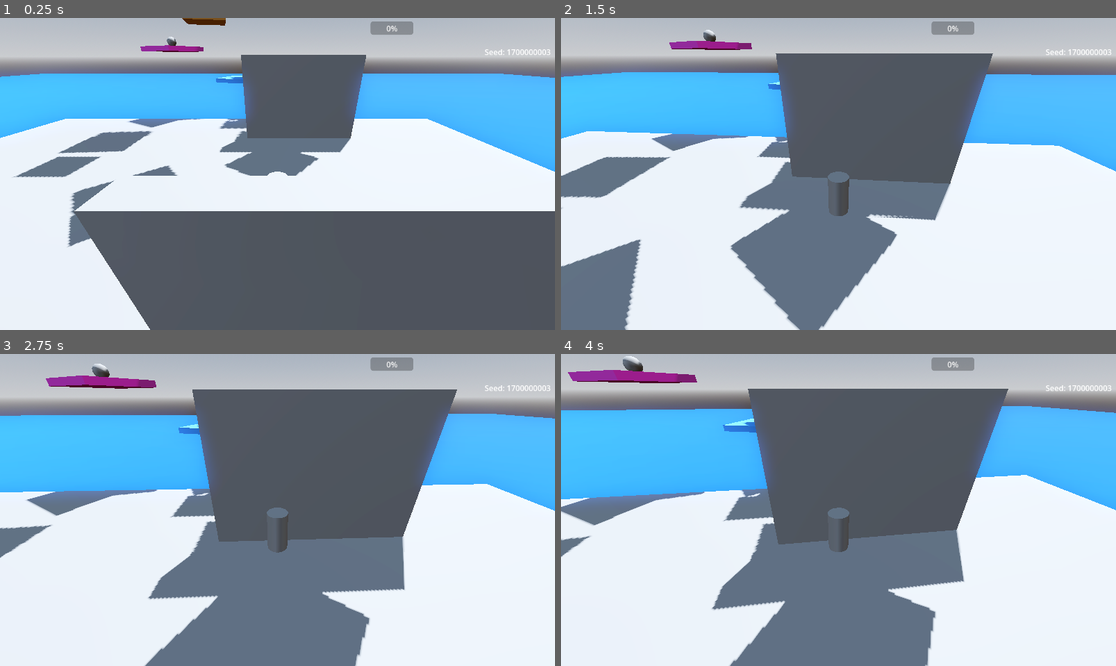
Above: before the commit, frames 1-4 (two rows, left to right).
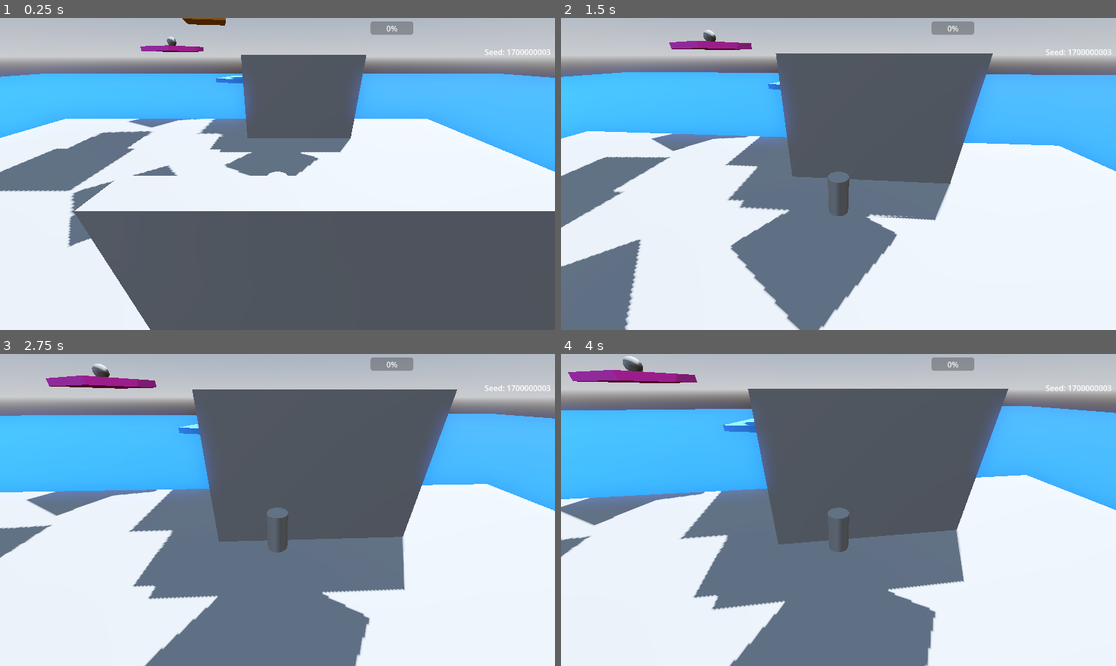
Above: after the commit, the same moments.

Repository: Minez123/PJ-Jump
Game: Godot game, scene res://main.tscn
Two runs of this game, one before a commit and one after it. Both use one fixed random seed, a clock stepped at 60 frames per second and the inputs below.
Inputs (mouse positions are in pixels of both pictures, inside the frame that each line leads up to):
- Up to frame 1 (0.25 s): no input
- Up to frame 2 (1.5 s): tap Enter (ui_accept) at 0.5, 0.77 s; move the mouse to (866, 174) at 0.52 s; hold W (move_forward) from 0.53 s (still down); tap Shift (shift) at 0.6, 1.35 s; move the mouse to (810, 174) at 1.27 s
- Up to frame 3 (2.75 s): keep holding W (move_forward); tap Enter (ui_accept) at 1.52 s; move the mouse to (288, 503) at 2.02 s; tap Shift (shift) at 2.1 s
- Up to frame 4 (4 s): keep holding W (move_forward); tap Enter (ui_accept) at 2.75, 3.02, 3.5, 3.77 s; move the mouse to (832, 516) at 2.77 s; tap Shift (shift) at 2.85, 3.6 s; move the mouse to (877, 513) at 3.52 s

The runs differ from the first frame. In frame 1, 1.9% of the frame differs, in the area x 0-45%, y 32-56%; in frame 2, 1.6%; in frame 3, 2.0%; in frame 4, 2.4%, in the area x 21-39%, y 43-79%.

Commit message:
adjust size structure

Diff:
--- a/node_3d.gd
+++ b/node_3d.gd
@@ -58,6 +58,7 @@
 
 		# Spawn random scene
 		if rng.randf() < scene_spawn_chance and struc_scene:
-			var instance = struc_scene.instantiate()
-			instance.global_position = current_position + Vector3(0, 0, 5)
-			add_child(instance)
+			var structure = struc_scene.instantiate()
+			structure.scale = Vector3(2, 2, 2)
+			structure.global_position = current_position + Vector3(0, 0, 5)
+			add_child(structure)
--- a/struc.tscn
+++ b/struc.tscn
@@ -12,6 +12,7 @@
 transform = Transform3D(4.40143, 0, 0, 0, 2.35326, 0, 0, 0, 2.72811, 0, 0, 0)
 
 [node name="StaticBody3D" type="StaticBody3D" parent="."]
+transform = Transform3D(2, 0, 0, 0, 2, 0, 0, 0, 2, 0, 0, 0)
 
 [node name="CollisionShape3D" type="CollisionShape3D" parent="StaticBody3D"]
 transform = Transform3D(3.36924, 0, 0, 0, 0.167523, 0, 0, 0, 3.13108, 0, 0, 0)
